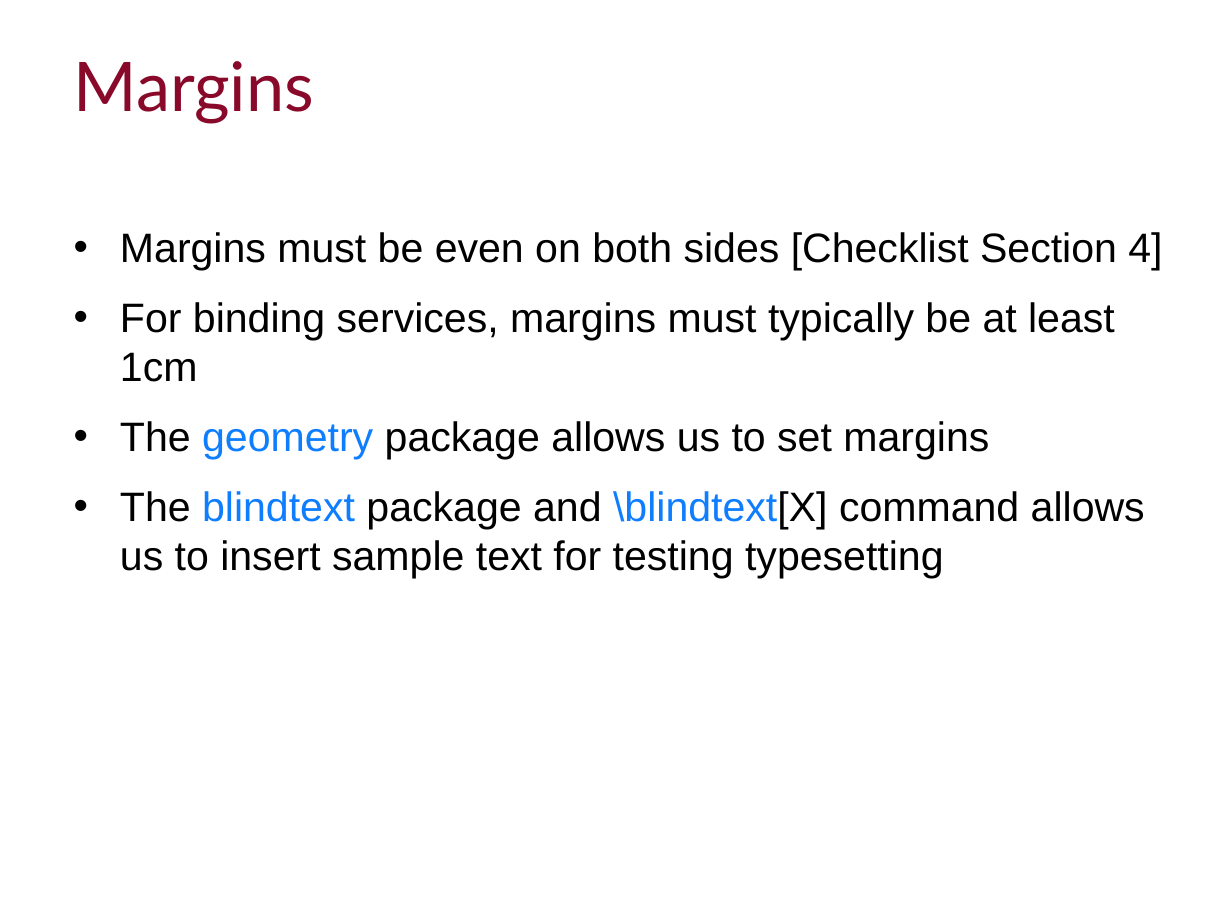
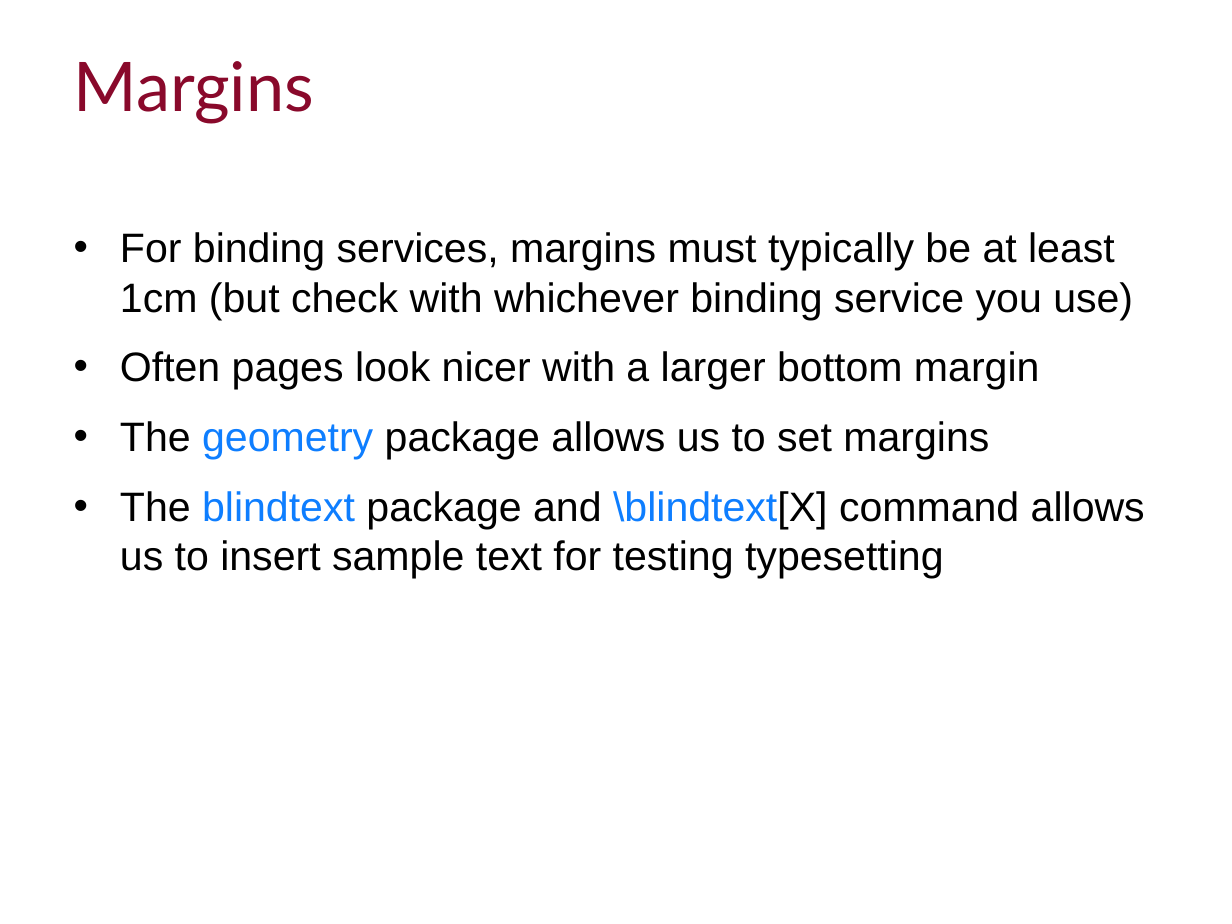
Before and after one commit to ImperialCollegeLondon/RCDS-writing-theses-in-latex, a slide deck: slide 7 of Writing Theses in Latex Slides.pptx. Drawn at 1232x924 pixels with LibreOffice and Linux fonts; fonts in the diff are those of the drawing; background and template pictures are left out. Boxes give left, top, right and bottom in pixels: in the first picture for what was removed or moved away, otherwise in the second. Text is boxed around its words. In the diff, an @@ line names an element or a change of style, - is before the commit and + after.

```diff
--- a/Writing Theses in Latex Slides.pptx
+++ b/Writing Theses in Latex Slides.pptx
@@ text at box(120, 232, 1133, 390): text changed @@
-• Margins must be even on both sides [Checklist Section 4]
-• For binding services, margins must typically be at least 1cm
+• For binding services, margins must typically be at least 1cm (but check with whichever binding service you use)
+• Often pages look nicer with a larger bottom margin
```
Also in this commit, not shown: 9 other slides changed, 1 slide added, 4 slides removed, 3 other files.
